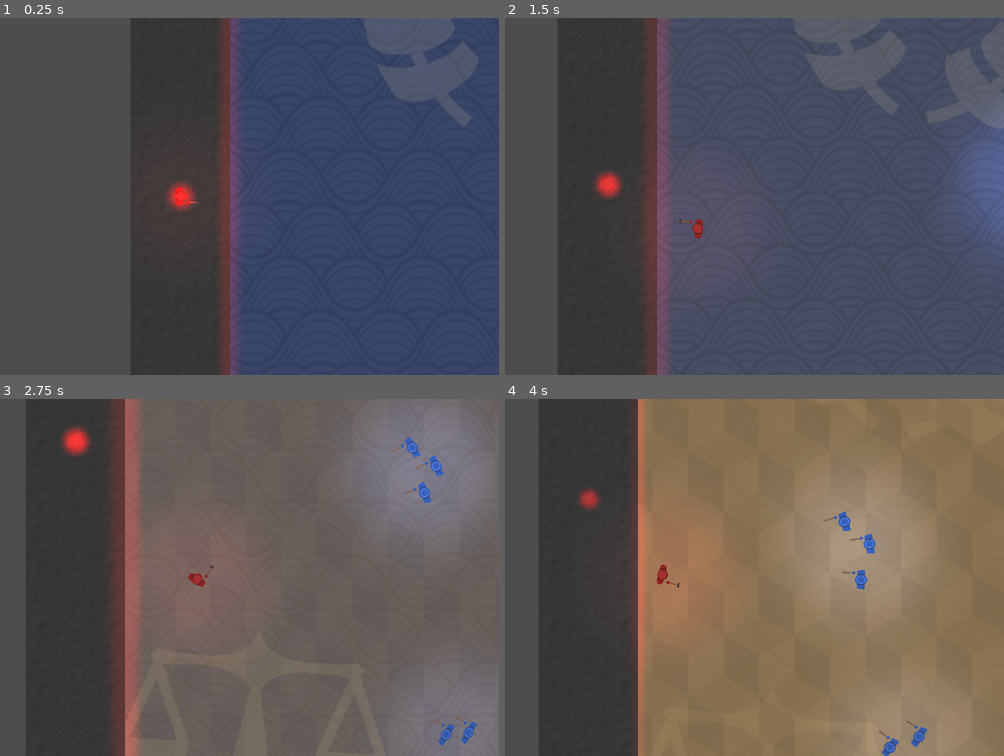
Above: before the commit, frames 1-4 (two rows, left to right).
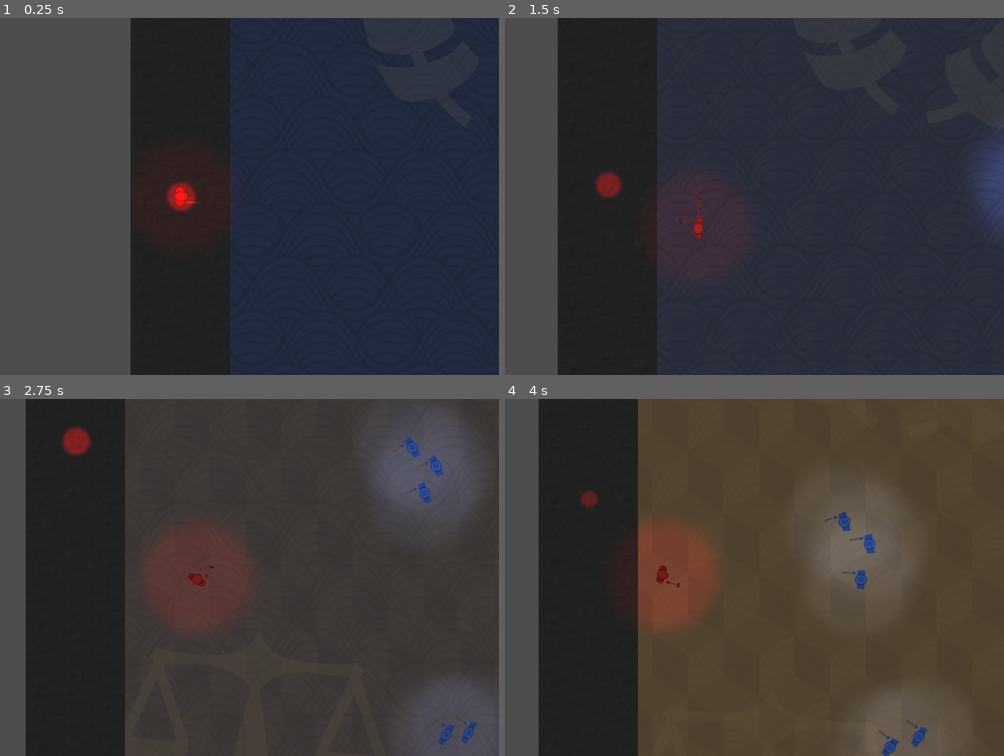
Above: after the commit, the same moments.

Repository: Ianvvtz/projectscabfall
Game: Godot game, scene res://scenes/main.tscn
Same seed, same stepped clock (60 frames per second), same inputs: the game is played once before the commit and once after it.
Inputs (mouse positions are in pixels of both pictures, inside the frame that each line leads up to):
- Up to frame 1 (0.25 s): no input
- Up to frame 2 (1.5 s): tap Enter at 0.5 s; move the mouse to (824, 178) at 0.52 s; hold D (move_right) 0.53-1.28 s; hold Shift (sprint) 0.53-1.28 s; move the mouse to (559, 214) at 1.27 s; hold S (move_down) from 1.28 s (still down); tap Space (dodge) at 1.35 s
- Up to frame 3 (2.75 s): tap Shift (sprint) at 1.55 s; move the mouse to (244, 498) at 2.02 s; release S (move_down) at 2.03 s; hold D (move_right) from 2.03 s (still down); hold Shift (sprint) from 2.03 s (still down); click (244, 498) at 2.1 s
- Up to frame 4 (4 s): move the mouse to (654, 648) at 2.77 s; release D (move_right) at 2.78 s; release Shift (sprint) at 2.78 s; hold W (move_up) 2.78-3.53 s; tap Shift (sprint) at 2.85 s; move the mouse to (879, 631) at 3.52 s; hold A (move_left) from 3.53 s (still down); hold Shift (sprint) from 3.53 s (still down)

The runs differ from the first frame. In frame 1, 63% of the frame differs, in the area x 26-100%, y 0-100%; in frame 2, 75%; in frame 3, 79%, in the area x 6-100%, y 0-100%; in frame 4, 79%.

Commit message:
- Changed lighting

Diff:
--- a/scenes/enemy.tscn
+++ b/scenes/enemy.tscn
@@ -244,10 +244,10 @@
 tracks/0/interp = 1
 tracks/0/loop_wrap = true
 tracks/0/keys = {
-"times": PackedFloat32Array(0, 0.49, 0.5),
-"transitions": PackedFloat32Array(1, 1, 1),
-"update": 0,
-"values": [Color(0.78431374, 0, 0, 1), Color(0.78431374, 0, 0, 1), Color(1, 1, 1, 1)]
+"times": PackedFloat32Array(0, 0.25, 0.5),
+"transitions": PackedFloat32Array(0.5, 1, 0.5),
+"update": 0,
+"values": [Color(0.52907324, 0.67342263, 1.1477133, 1), Color(0.7246442, 0.9173276, 1.5504296, 1), Color(0.27058825, 0.3529412, 0.6156863, 1)]
 }
 tracks/1/type = "value"
 tracks/1/imported = false
@@ -276,7 +276,7 @@
 "times": PackedFloat32Array(0, 0.1, 0.4),
 "transitions": PackedFloat32Array(1, 1, 1),
 "update": 0,
-"values": [0.0, 0.50000002375, 0.0]
+"values": [0.0, 1.0, 0.0]
 }
 tracks/1/type = "method"
 tracks/1/imported = false
@@ -378,7 +378,6 @@
 shadow_enabled = true
 shadow_color = Color(0, 0, 0, 1)
 texture = ExtResource("2_nenq2")
-texture_scale = 5.0
 
 [node name="Sprite2D" type="Sprite2D" parent="."]
 material = ExtResource("2_5uy6h")
--- a/scenes/main.tscn
+++ b/scenes/main.tscn
@@ -8,6 +8,9 @@
 [ext_resource type="Texture2D" uid="uid://hqcjkg7dp0o3" path="res://assets/images/lightsource1.png" id="5_tbgi4"]
 
 [node name="Main" type="Node2D"]
+
+[node name="CanvasModulate" type="CanvasModulate" parent="."]
+color = Color(0.59717613, 0.59717613, 0.5971761, 1)
 
 [node name="SessionManager" type="Node" parent="."]
 script = ExtResource("1_jyhfs")
@@ -32,31 +35,13 @@
 position = Vector2(-1324, 0)
 texture = ExtResource("2_jyhfs")
 
-[node name="PointLight2D" type="PointLight2D" parent="Districts/Border" groups=["border_lights"]]
-position = Vector2(74, 2.2888184e-05)
-scale = Vector2(0.49999952, 23.4375)
-color = Color(0.72156864, 0, 0, 1)
-texture = ExtResource("5_tbgi4")
-
 [node name="Border2" type="Sprite2D" parent="Districts"]
 position = Vector2(1324.5, 0)
 texture = ExtResource("2_jyhfs")
 
-[node name="PointLight2D" type="PointLight2D" parent="Districts/Border2" groups=["border_lights"]]
-position = Vector2(74, 2.2888184e-05)
-scale = Vector2(0.49999952, 23.4375)
-color = Color(0.72156864, 0, 0, 1)
-texture = ExtResource("5_tbgi4")
-
 [node name="Border3" type="Sprite2D" parent="Districts"]
 position = Vector2(3973.5, 0)
 texture = ExtResource("2_jyhfs")
-
-[node name="PointLight2D" type="PointLight2D" parent="Districts/Border3" groups=["border_lights"]]
-position = Vector2(74, 2.2888184e-05)
-scale = Vector2(0.49999952, 23.4375)
-color = Color(0.72156864, 0, 0, 1)
-texture = ExtResource("5_tbgi4")
 
 [node name="SpawnLocation1" type="Marker2D" parent="Districts" groups=["respawn_location"]]
 position = Vector2(-1323, 0)
@@ -77,9 +62,11 @@
 [node name="PointLight2D" type="PointLight2D" parent="Checkpoint"]
 scale = Vector2(0.1, 0.1)
 color = Color(0.72050196, 2.4268566e-06, 5.393015e-07, 1)
-energy = 3.0
+energy = 2.5
 texture = ExtResource("5_tbgi4")
-texture_scale = 8.0
+texture_scale = 2.5
 
 [node name="Player" parent="." instance=ExtResource("2_0wfyh")]
 position = Vector2(-1323, 0)
+
+[node name="UI" type="CanvasLayer" parent="."]
--- a/scenes/player.tscn
+++ b/scenes/player.tscn
@@ -15,6 +15,7 @@
 
 [sub_resource type="Animation" id="Animation_qlg0r"]
 length = 0.001
+step = 0.1
 tracks/0/type = "value"
 tracks/0/imported = false
 tracks/0/enabled = true
@@ -110,6 +111,30 @@
 "transitions": PackedFloat32Array(1),
 "update": 1,
 "values": [true]
+}
+tracks/8/type = "value"
+tracks/8/imported = false
+tracks/8/enabled = true
+tracks/8/path = NodePath("CPUParticles2D:emitting")
+tracks/8/interp = 1
+tracks/8/loop_wrap = true
+tracks/8/keys = {
+"times": PackedFloat32Array(0),
+"transitions": PackedFloat32Array(1),
+"update": 1,
+"values": [false]
+}
+tracks/9/type = "value"
+tracks/9/imported = false
+tracks/9/enabled = true
+tracks/9/path = NodePath("Sprite2D:modulate")
+tracks/9/interp = 1
+tracks/9/loop_wrap = true
+tracks/9/keys = {
+"times": PackedFloat32Array(0),
+"transitions": PackedFloat32Array(1),
+"update": 0,
+"values": [Color(1, 1, 1, 1)]
 }
 
 [sub_resource type="Animation" id="Animation_tuyoq"]
@@ -270,6 +295,32 @@
 
 [sub_resource type="Animation" id="Animation_dqkch"]
 resource_name = "dodge"
+length = 0.3
+step = 0.1
+tracks/0/type = "value"
+tracks/0/imported = false
+tracks/0/enabled = true
+tracks/0/path = NodePath("CPUParticles2D:emitting")
+tracks/0/interp = 1
+tracks/0/loop_wrap = true
+tracks/0/keys = {
+"times": PackedFloat32Array(0),
+"transitions": PackedFloat32Array(1),
+"update": 1,
+"values": [true]
+}
+tracks/1/type = "value"
+tracks/1/imported = false
+tracks/1/enabled = true
+tracks/1/path = NodePath("Sprite2D:modulate")
+tracks/1/interp = 1
+tracks/1/loop_wrap = true
+tracks/1/keys = {
+"times": PackedFloat32Array(0, 0.3),
+"transitions": PackedFloat32Array(1, 1),
+"update": 0,
+"values": [Color(1.5720325, 1.5720325, 1.5720325, 1), Color(1, 1, 1, 1)]
+}
 
 [sub_resource type="Animation" id="Animation_3vyb7"]
 resource_name = "idle"
@@ -332,6 +383,9 @@
 [sub_resource type="CircleShape2D" id="CircleShape2D_qlg0r"]
 radius = 11.0
 
+[sub_resource type="Gradient" id="Gradient_fjrip"]
+colors = PackedColorArray(0.72156864, 0, 0, 1, 0.72156864, 0, 0, 0)
+
 [node name="Player" type="CharacterBody2D" groups=["player"]]
 collision_layer = 4
 collision_mask = 2
@@ -344,12 +398,10 @@
 attack_cooldown = 0.4
 
 [node name="PointLight2D" type="PointLight2D" parent="."]
-color = Color(0.4627451, 0.12941177, 0.12941177, 1)
-energy = 0.5
-shadow_enabled = true
+color = Color(0.72156864, 0, 0, 1)
+energy = 0.4
 shadow_color = Color(0, 0, 0, 1)
 texture = ExtResource("5_qlg0r")
-texture_scale = 5.0
 
 [node name="Sprite2D" type="Sprite2D" parent="."]
 rotation = 1.5707964
@@ -397,6 +449,25 @@
 [node name="CollisionShape2D" parent="Hurtbox" index="0"]
 shape = SubResource("CircleShape2D_qlg0r")
 
+[node name="CPUParticles2D" type="CPUParticles2D" parent="."]
+position = Vector2(-2, 0)
+emitting = false
+amount = 1000
+lifetime = 0.5
+one_shot = true
+emission_shape = 1
+emission_sphere_radius = 8.0
+gravity = Vector2(-120, 0)
+angular_velocity_min = -720.0
+angular_velocity_max = 720.0
+linear_accel_max = 100.0
+scale_amount_min = 0.1
+scale_amount_max = 0.8
+color = Color(1.8247963, 0, 0, 1)
+color_ramp = SubResource("Gradient_fjrip")
+hue_variation_min = -1.0
+hue_variation_max = 1.0
+
 [connection signal="died" from="Hurtbox" to="." method="_on_hurtbox_died"]
 
 [editable path="WeaponHolder/Hitbox"]
--- a/scripts/checkpoint.gd
+++ b/scripts/checkpoint.gd
@@ -5,18 +5,8 @@
 
 func _ready() -> void:
 	var spawn_tween = create_tween().set_loops()
-	spawn_tween.tween_property(spawn_light, "energy", 5.0, 1.0).set_trans(Tween.TRANS_SINE).set_ease(Tween.EASE_OUT)
-	spawn_tween.parallel().tween_property(spawn_light, "texture_scale", 8.0, 1.0).set_trans(Tween.TRANS_SINE).set_ease(Tween.EASE_OUT)
+	spawn_tween.tween_property(spawn_light, "energy", 2.5, 1.0).set_trans(Tween.TRANS_SINE).set_ease(Tween.EASE_OUT)
+	spawn_tween.parallel().tween_property(spawn_light, "texture_scale", 2.5, 1.0).set_trans(Tween.TRANS_SINE).set_ease(Tween.EASE_OUT)
 
-	spawn_tween.tween_property(spawn_light, "energy", 3.0, 1.0).set_trans(Tween.TRANS_SINE).set_ease(Tween.EASE_IN)
-	spawn_tween.parallel().tween_property(spawn_light, "texture_scale", 6.0, 1.0).set_trans(Tween.TRANS_SINE).set_ease(Tween.EASE_IN)
-
-
-	var border_lights = get_tree().get_nodes_in_group("border_lights")
-	for i in border_lights:
-		var border_tween = create_tween().set_loops()
-		border_tween.tween_property(i, "energy", 1.0, 1.0).set_trans(Tween.TRANS_SINE).set_ease(Tween.EASE_OUT)
-		border_tween.parallel().tween_property(i, "texture_scale", 2.0, 1.0).set_trans(Tween.TRANS_SINE).set_ease(Tween.EASE_OUT)
-
-		border_tween.tween_property(i, "energy", 0.5, 1.0).set_trans(Tween.TRANS_SINE).set_ease(Tween.EASE_IN)
-		border_tween.parallel().tween_property(i, "texture_scale", 1.0, 1.0).set_trans(Tween.TRANS_SINE).set_ease(Tween.EASE_IN)
+	spawn_tween.tween_property(spawn_light, "energy", 1.5, 1.0).set_trans(Tween.TRANS_SINE).set_ease(Tween.EASE_IN)
+	spawn_tween.parallel().tween_property(spawn_light, "texture_scale", 1.5, 1.0).set_trans(Tween.TRANS_SINE).set_ease(Tween.EASE_IN)
--- a/scripts/player.gd
+++ b/scripts/player.gd
@@ -104,6 +104,9 @@
 	var current_speed = speed
 	if Input.is_action_pressed("sprint"):
 		current_speed *= sprint_multiplier
+		anim.speed_scale = 2.0
+	else:
+		anim.speed_scale = 1.0
 
 	if input_vector != Vector2.ZERO:
 		anim.play("move")
Binary file changed: assets/images/lightsource1.png
Binary file removed: assets/images/red dot.png
Not shown, removed: assets/images/red dot.png.import
Not shown: 1 places in scenes/player.tscn that only renumber resources
